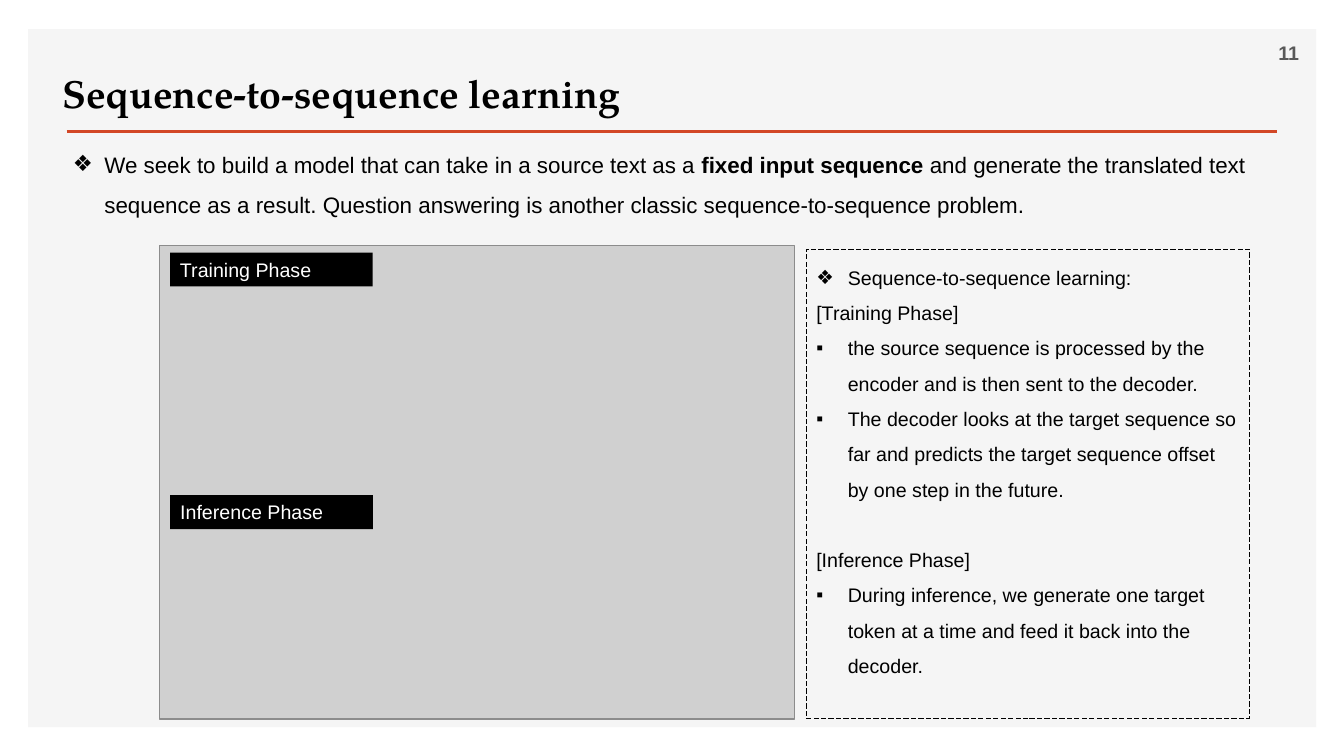
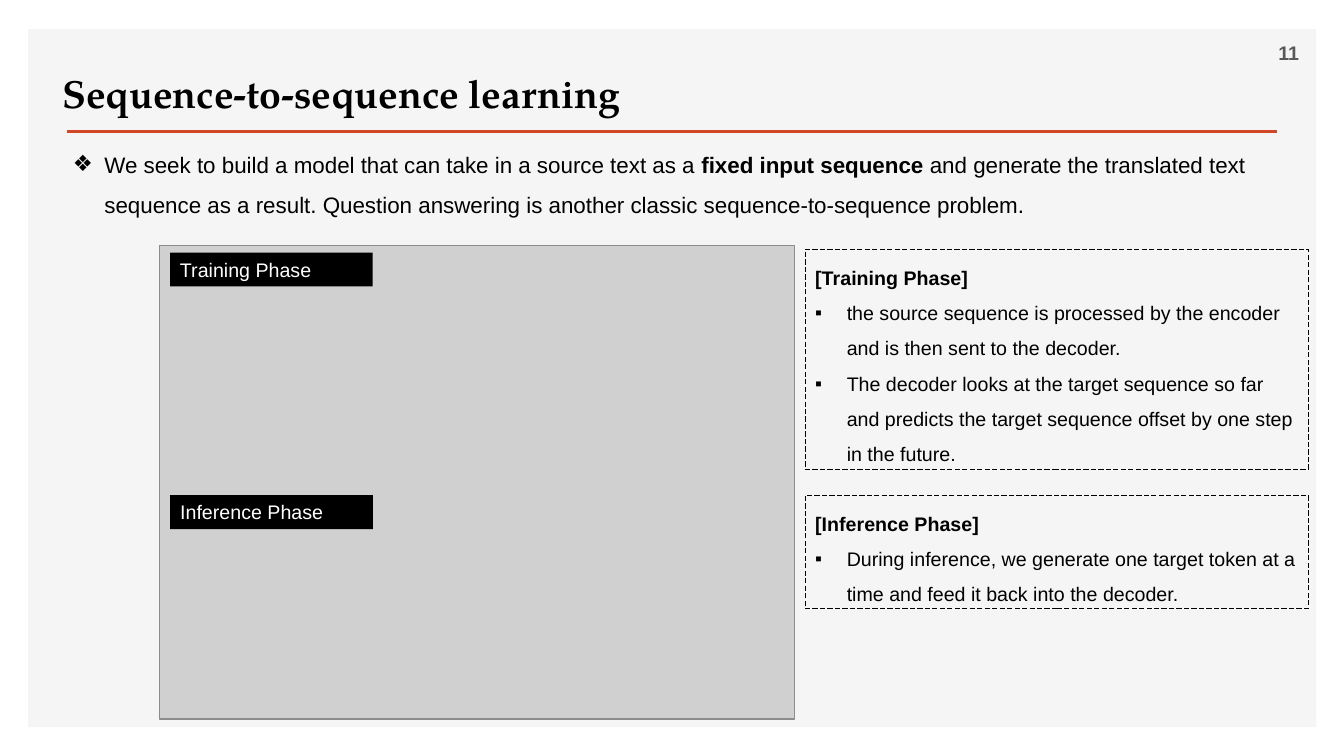
Before and after one commit to ancestor9/2026_Fall_Deep-Learning-with-Python, a slide deck: slide 11 of Chapter 15 Language models and the Transformer.pptx. Drawn at 1344x756 pixels with LibreOffice and Linux fonts; fonts in the diff are those of the drawing; grey boxes stand for pictures; background and template pictures are left out. Boxes give left, top, right and bottom in pixels: in the first picture for what was removed or moved away, otherwise in the second. Text is boxed around its words. In the diff, an @@ line names an element or a change of style, - is before the commit and + after.

```diff
--- a/Chapter 15 Language models and the Transformer.pptx
+++ b/Chapter 15 Language models and the Transformer.pptx
@@ rectangle "[Training Phase]" resized from (x1=807, y1=249, x2=1250, y2=719) to (x1=806, y1=249, x2=1309, y2=470) @@
@@ text in rectangle at (x1=815, y1=270, x2=968, y2=289): bold on in "[Training Phase]" @@
@@ text in rectangle at (x1=848, y1=270, x2=1131, y2=289): paragraph removed @@
-❖ Sequence-to-sequence learning:
@@ rectangle added at (x1=806, y1=495, x2=1309, y2=609), outline #000000 0.75 pt dashed, 14 pt, text #000000 @@
+[Inference Phase]
+▪ During inference, we generate one target token at a time and feed it back into the decoder.
@@ text in rectangle at (x1=816, y1=552, x2=1204, y2=674): paragraphs removed @@
-[Inference Phase]
-▪ During inference, we generate one target token at a time and feed it back into the decoder.
```
Also in this commit, not shown: 4 other slides changed, 1 other file.
